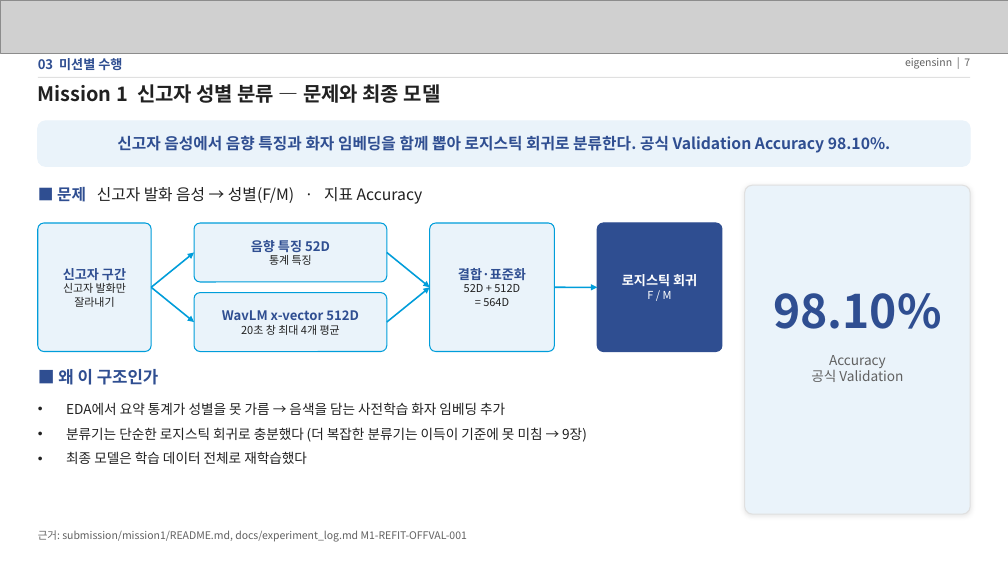
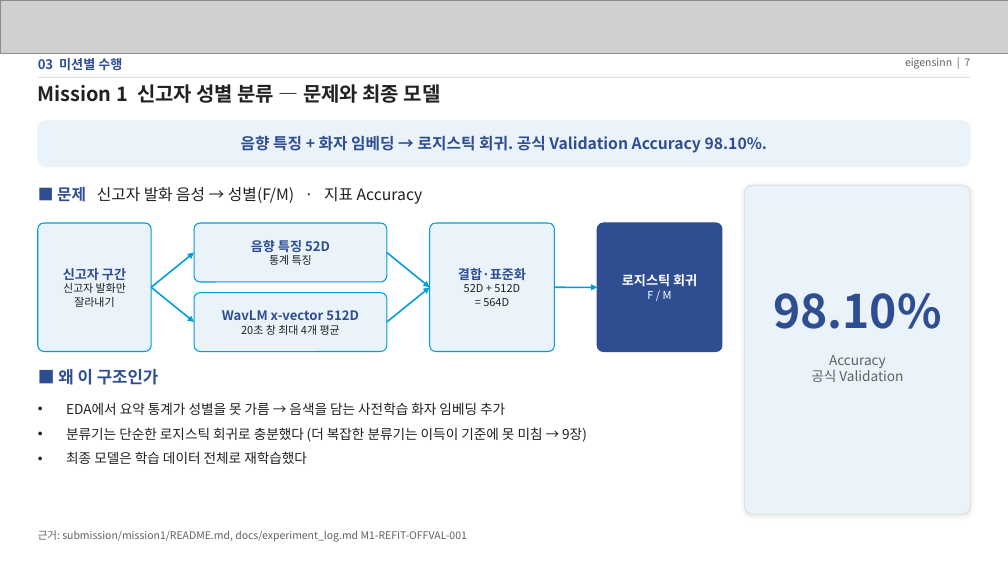
Before and after one commit to eigensinn-dcc2026/prelim, a slide deck: slide 7 of ppt/DCC2026_예선_결과정리.pptx. Drawn at 1008x567 pixels with LibreOffice and Linux fonts; fonts in the diff are those of the drawing; grey boxes stand for pictures. Boxes give left, top, right and bottom in pixels: in the first picture for what was removed or moved away, otherwise in the second. Text is boxed around its words. In the diff, an @@ line names an element or a change of style, - is before the commit and + after.

```diff
--- a/ppt/DCC2026_예선_결과정리.pptx
+++ b/ppt/DCC2026_예선_결과정리.pptx
@@ text at (241, 135, 768, 153): text changed @@
-신고자 음성에서 음향 특징과 화자 임베딩을 함께 뽑아 로지스틱 회귀로 분류한다. 공식 Validation Accuracy 98.10%.
+음향 특징 + 화자 임베딩 → 로지스틱 회귀. 공식 Validation Accuracy 98.10%.
```
Also in this commit, not shown: 14 other slides changed, 38 other files.
